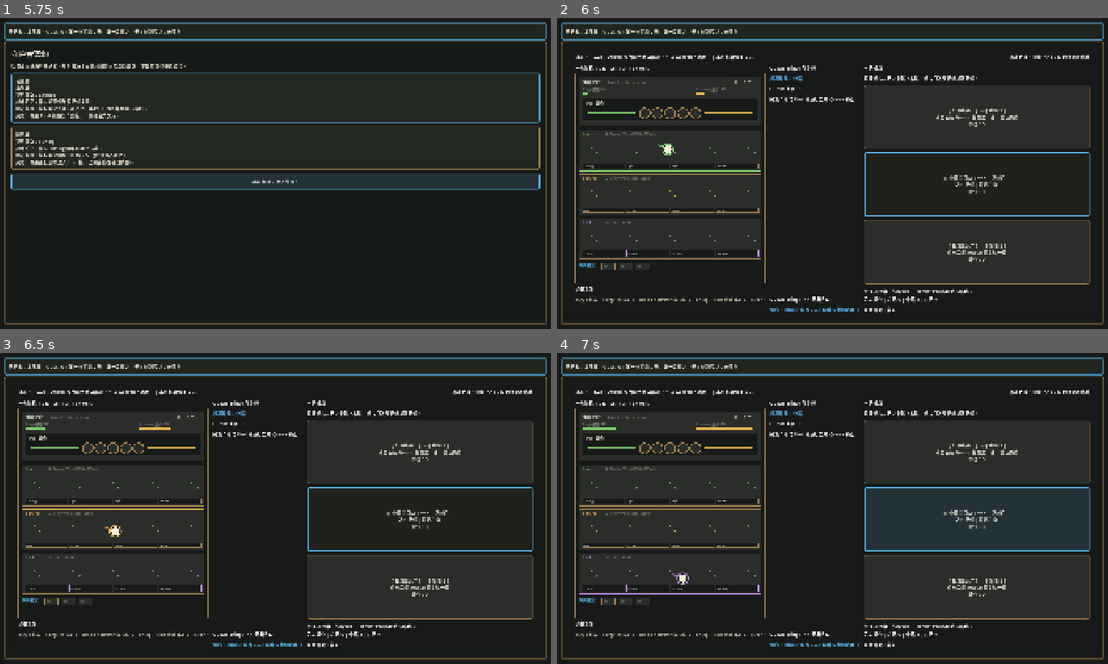
Above: before the commit, frames 1-4 (two rows, left to right).
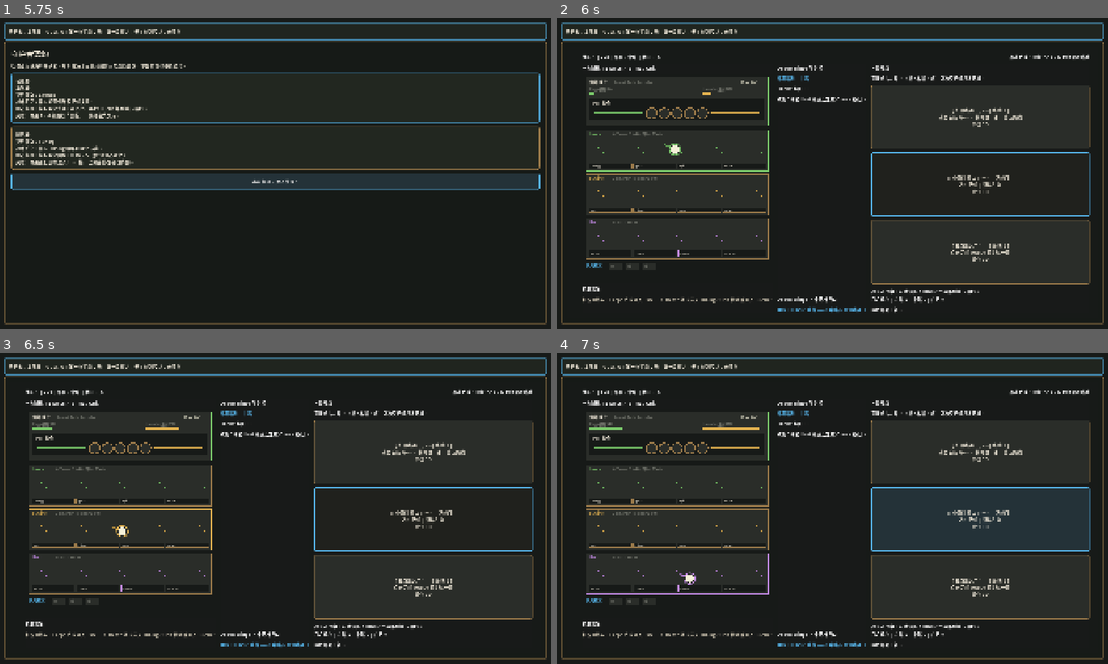
Above: after the commit, the same moments.

Repository: moxxxYc/planB
Game: Godot game, scene res://scenes/ui/main_menu.tscn
Two runs of this game, one before a commit and one after it. Both use one fixed random seed, a clock stepped at 60 frames per second and the inputs below.
Inputs (mouse positions are in pixels of both pictures, inside the frame that each line leads up to):
- Up to frame 1 (5.75 s): click "开始新短局" at 0.5 s; click "巢脉母 契约倾向：Launch 战术防守：偏向前置供给和路…" at 1.25 s; click "已选择 巢脉母 契约倾向：Launch 战术防守：偏向前置…" at 2 s; click "已选择 巢脉母 契约倾向：Launch 战术防守：偏向前置…" at 2.75 s; click "已选择 巢脉母 契约倾向：Launch 战术防守：偏向前置…" at 3.5 s; click "酸冠母 契约倾向：Tuning 战术防守：偏向 Tunin…" at 4.25 s; click "巢脉母 契约倾向：Launch 战术防守：偏向前置供给和路…" at 5 s
- Up to frame 2 (6 s): click "确认契约，进入战斗 1" at 5.75 s
- Up to frame 3 (6.5 s): no input
- Up to frame 4 (7 s): move the mouse to (953, 492) at 6.52 s; hold D (deploy_right) from 6.53 s (still down); hold S (deploy_mid) from 6.53 s (still down); click (953, 492) at 6.67 s

Frame 1 is identical in both runs. In frame 2, 4.9% of the frame differs, in the area x 3-85%, y 11-95%; in frame 3, 4.9%; in frame 4, 5.0%.

Commit message:
fix: polish m3 counter verification

Diff:
--- a/godot/scenes/run/battle_one_vertical.tscn
+++ b/godot/scenes/run/battle_one_vertical.tscn
@@ -31,7 +31,7 @@
 anchor_bottom = 1.0
 grow_horizontal = 2
 grow_vertical = 2
-theme_override_constants/margin_left = 24
+theme_override_constants/margin_left = 48
 theme_override_constants/margin_top = 18
 theme_override_constants/margin_right = 24
 theme_override_constants/margin_bottom = 18
--- a/godot/scripts/model/machine/machine_simulator.gd
+++ b/godot/scripts/model/machine/machine_simulator.gd
@@ -86,6 +86,8 @@
 		modifier_id,
 		effect_marker,
 	])
+	if modifier_id == "junk_sieve" or modifier_id == "muster_pair":
+		counter_log.append(event_log[event_log.size() - 1])
 
 func advance_step(delta: float) -> void:
 	forge_progress += delta
@@ -128,10 +130,10 @@
 	if String(ball.get("kind", "clean")) == "junk":
 		if junk_sieve_enabled:
 			pool_polluter_junk_count = maxi(0, pool_polluter_junk_count - 1)
-			event_log.append("Modifier:Junk Sieve 过滤 Junk，Pool 污染被清理")
+			_append_counter_event("Modifier:Junk Sieve 过滤 Junk，Pool 污染被清理")
 		else:
 			pool_polluter_junk_count = maxi(0, pool_polluter_junk_count - 1)
-			event_log.append("Counter:Pool Polluter Junk 发射后无有效 Unit 结算")
+			_append_counter_event("Counter:Pool Polluter Junk 发射后无有效 Unit 结算")
 		_finalize_queue_output([], 0, 0)
 		return
 
@@ -174,7 +176,7 @@
 		if echo_breaker_active and echo_breaker_charges > 0:
 			echo_breaker_charges -= 1
 			echo_breaker_active = false
-			event_log.append("Counter:Echo Breaker Echo 复制降级为 Gate")
+			_append_counter_event("Counter:Echo Breaker Echo 复制降级为 Gate")
 		else:
 			added_entries.append_array(_apply_unit_hit(slot_id, value, "EchoCopy"))
 
@@ -214,7 +216,7 @@
 		for entry: Dictionary in output_entries:
 			if String(entry.get("source", "")) != "QueueBrace":
 				entry["count"] = int(entry.get("count", 1)) + 1
-				event_log.append("Modifier:Muster Pair 同槽成对出兵")
+				_append_counter_event("Modifier:Muster Pair 同槽成对出兵")
 				break
 
 	for entry: Dictionary in output_entries:
@@ -250,20 +252,26 @@
 
 func apply_pool_polluter_junk() -> bool:
 	if pool_polluter_junk_count >= 2:
-		event_log.append("Counter:Pool Polluter 上限已满，未继续插入 Junk")
+		_append_counter_event("Counter:Pool Polluter 上限已满，未继续插入 Junk")
 		return false
 	if pool.size() >= pool_capacity:
-		event_log.append("Counter:Pool Polluter 因 Pool 已满未插入 Junk")
+		_append_counter_event("Counter:Pool Polluter 因 Pool 已满未插入 Junk")
 		return false
 	pool.append({"kind": "junk", "value": 0, "source": "Pool Polluter"})
 	pool_polluter_junk_count += 1
-	event_log.append("Counter:Pool Polluter Junk 插入 Pool 槽 %d" % pool.size())
+	_append_counter_event("Counter:Pool Polluter Junk 插入 Pool 槽 %d" % pool.size())
 	return true
 
 func arm_echo_breaker() -> void:
 	echo_breaker_active = true
 	echo_breaker_charges = 1
-	event_log.append("Counter:Echo Breaker 已锁定 Echo 槽")
+	_append_counter_event("Counter:Echo Breaker 已锁定 Echo 槽")
+
+func _append_counter_event(log_line: String) -> void:
+	event_log.append(log_line)
+	counter_log.append(log_line)
+	while counter_log.size() > 8:
+		counter_log.pop_front()
 
 func _modifier_display_name(modifier_id: String) -> String:
 	match modifier_id:
--- a/godot/scripts/run/battle_one_vertical.gd
+++ b/godot/scripts/run/battle_one_vertical.gd
@@ -173,10 +173,11 @@
 	battlefield_view.render(deploy, lanes)
 	if lanes.get_battle_result() == BattleLaneState.RESULT_RUNNING:
 		var counter_text: String = " | %s" % get_active_counter_banner_text() if battle_number == 3 else ""
-		status_label.text = "%s | %.1fs | Queue 从当前出兵口部署，不从 Guardian 出兵。 | %s%s" % [
+		status_label.text = "%s | %.1fs | 部署：%s | 修正：%s%s" % [
 			_battle_label(),
 			elapsed,
-			get_battle_modifier_marker_text(),
+			_lane_name(deploy.current_lane),
+			_active_modifier_names(),
 			counter_text,
 		]
 	else:
@@ -279,6 +280,50 @@
 func _battle_label() -> String:
 	return "战斗 %d" % battle_number
 
+func _active_modifier_names() -> String:
+	if run_session == null:
+		return "无"
+	var names := PackedStringArray()
+	if battle_number >= 2 and not run_session.reward_one_id.is_empty():
+		names.append(_modifier_display_name(run_session.reward_one_id))
+	if battle_number >= 3 and not run_session.shop_purchase_id.is_empty():
+		names.append(_modifier_display_name(run_session.shop_purchase_id))
+	if names.is_empty():
+		return "无"
+	return " + ".join(names)
+
+func _modifier_display_name(modifier_id: String) -> String:
+	match modifier_id:
+		"pool_pocket":
+			return "Pool Pocket"
+		"prime_charge":
+			return "Prime Charge"
+		"slot_primer":
+			return "Slot Primer"
+		"front_recycle":
+			return "Front Recycle"
+		"surge_buffer":
+			return "Surge Buffer"
+		"queue_brace":
+			return "Queue Brace"
+		"junk_sieve":
+			return "Junk Sieve"
+		"muster_pair":
+			return "Muster Pair"
+		_:
+			return modifier_id
+
+func _lane_name(lane: String) -> String:
+	match lane:
+		"Left":
+			return "左路"
+		"Mid":
+			return "中路"
+		"Right":
+			return "右路"
+		_:
+			return lane
+
 func _battle_result_text() -> String:
 	return lanes.get_result_text().replace("战斗 1", _battle_label())
 
--- a/godot/scripts/run/mvp_run_session.gd
+++ b/godot/scripts/run/mvp_run_session.gd
@@ -350,9 +350,15 @@
 	_ensure_shell_ready()
 	if screen_slot == null:
 		return
+	var wrapper := Control.new()
+	wrapper.name = "%sWrapper" % child.name
+	wrapper.size_flags_horizontal = Control.SIZE_EXPAND_FILL
+	wrapper.size_flags_vertical = Control.SIZE_EXPAND_FILL
+	screen_slot.add_child(wrapper)
 	child.size_flags_horizontal = Control.SIZE_EXPAND_FILL
 	child.size_flags_vertical = Control.SIZE_EXPAND_FILL
-	screen_slot.add_child(child)
+	wrapper.add_child(child)
+	child.set_anchors_and_offsets_preset(Control.PRESET_FULL_RECT)
 
 func _clear_screen() -> void:
 	_ensure_shell_ready()
@@ -567,7 +573,7 @@
 func _make_modifier(
 	id: String,
 	display_name: String,
-	source_type: int,
+	source_type: ModifierDefinition.SourceType,
 	warehouse: String,
 	target_component: String,
 	operation: String,
--- a/godot/scripts/ui/machine_strip_view.gd
+++ b/godot/scripts/ui/machine_strip_view.gd
@@ -44,7 +44,12 @@
 		int(machine.slot_progress.get(4, 0)),
 	]
 	queue_hint_label.text = "Queue 待部署条目：%d" % machine.queue.size()
-	log_label.text = _recent_log_text(machine.event_log)
+	var counter_log: Array[String] = []
+	var counter_log_value: Variant = machine.get("counter_log")
+	if counter_log_value is Array:
+		for line_variant: Variant in counter_log_value:
+			counter_log.append(String(line_variant))
+	log_label.text = _recent_log_text(machine.event_log, counter_log)
 
 func get_visual_contract_summary() -> Dictionary:
 	_ensure_nodes()
@@ -63,14 +68,21 @@
 		return maxi(1, int(capacity_value))
 	return 5
 
-func _recent_log_text(event_log: Array[String]) -> String:
+func _recent_log_text(event_log: Array[String], counter_log: Array[String] = []) -> String:
 	if event_log.is_empty():
 		return "机器预热中：Forge 造球进入 Pool，Launcher 将球送入 Tuning，Unit 槽满后进入 Queue。"
 
 	var lines := PackedStringArray()
+	var counter_start: int = maxi(0, counter_log.size() - 2)
+	for index: int in range(counter_start, counter_log.size()):
+		lines.append(_localized_log_line(counter_log[index]))
 	var start_index: int = maxi(0, event_log.size() - LOG_LINE_COUNT)
 	for index: int in range(start_index, event_log.size()):
-		lines.append(_localized_log_line(event_log[index]))
+		var localized_line: String = _localized_log_line(event_log[index])
+		if not lines.has(localized_line):
+			lines.append(localized_line)
+		if lines.size() >= LOG_LINE_COUNT:
+			break
 	return "\n".join(lines)
 
 func _localized_log_line(log_line: String) -> String:
